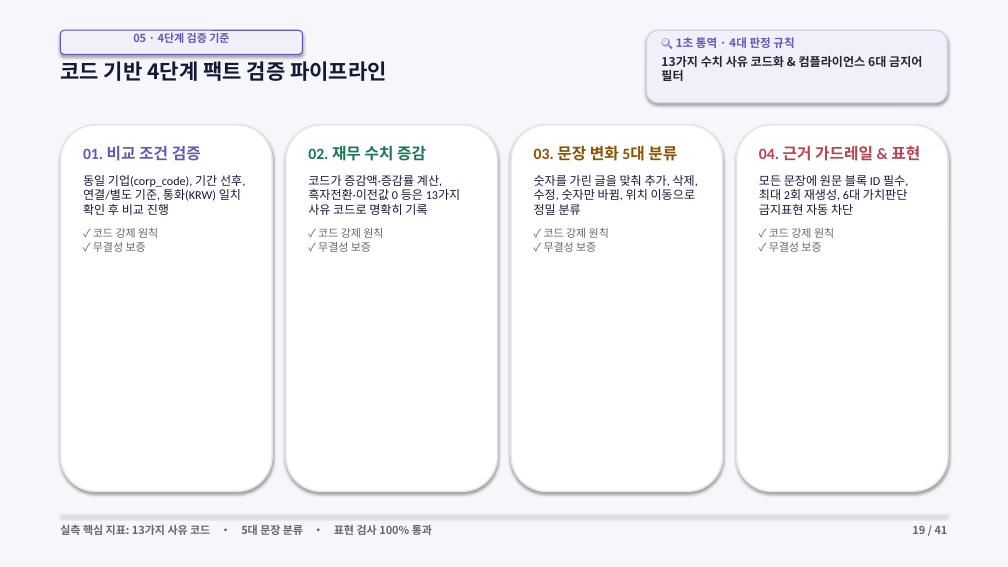
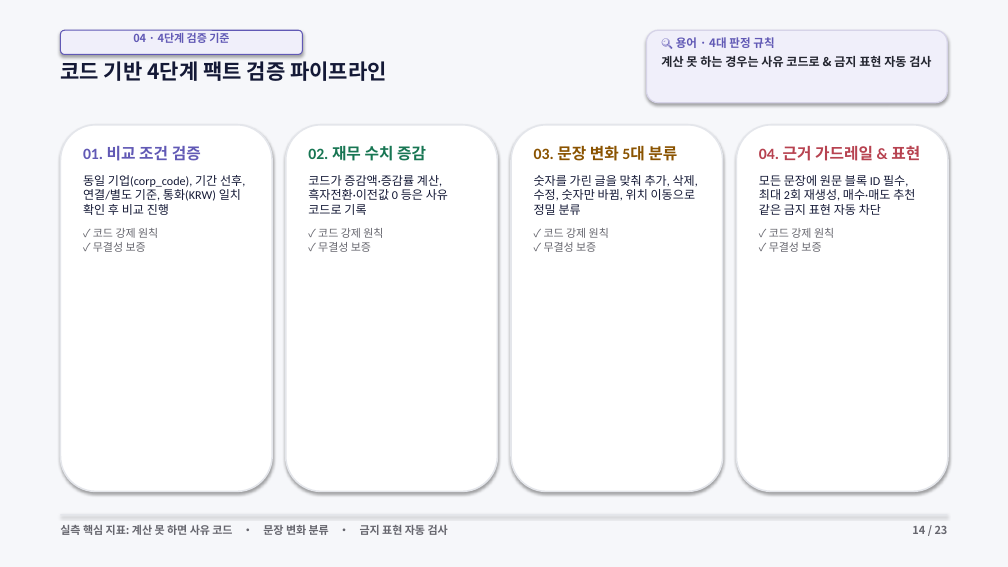
Before and after one commit to ShinhanDSProject/dart-insight, a slide deck: slide 14 of docs/DART_Insight_Presentation.pptx (slide 20 before the commit). Drawn at 1008x567 pixels with LibreOffice and Linux fonts; fonts in the diff are those of the drawing. Boxes give left, top, right and bottom in pixels: in the first picture for what was removed or moved away, otherwise in the second. Text is boxed around its words. In the diff, an @@ line names an element or a change of style, - is before the commit and + after.

```diff
--- a/docs/DART_Insight_Presentation.pptx
+++ b/docs/DART_Insight_Presentation.pptx
@@ text at bbox=[133, 33, 229, 43]: text changed @@
-05 · 4단계 검증 기준
+04 · 4단계 검증 기준
@@ text at bbox=[661, 37, 931, 67]: text changed @@
-🔍 1초 통역 · 4대 판정 규칙
-13가지 수치 사유 코드화 & 컴플라이언스 6대 금지어 필터
+🔍 용어 · 4대 판정 규칙
+계산 못 하는 경우는 사유 코드로 & 금지 표현 자동 검사
@@ text at bbox=[308, 175, 448, 215]: text changed @@
-코드가 증감액·증감률 계산, 흑자전환·이전값 0 등은 13가지 사유 코드로 명확히 기록
+코드가 증감액·증감률 계산, 흑자전환·이전값 0 등은 사유 코드로 기록
@@ text at bbox=[759, 175, 915, 215]: text changed @@
-모든 문장에 원문 블록 ID 필수, 최대 2회 재생성, 6대 가치판단 금지표현 자동 차단
+모든 문장에 원문 블록 ID 필수, 최대 2회 재생성, 매수·매도 추천 같은 금지 표현 자동 차단
@@ text at bbox=[60, 525, 448, 535]: text changed @@
-실측 핵심 지표: 13가지 사유 코드 • 5대 문장 분류 • 표현 검사 100% 통과
+실측 핵심 지표: 계산 못 하면 사유 코드 • 문장 변화 분류 • 금지 표현 자동 검사
@@ text at bbox=[912, 526, 948, 534]: text changed @@
-19 / 41
+14 / 23
```
Also in this commit, not shown: 22 other slides changed, 18 slides removed, 3 other files.
